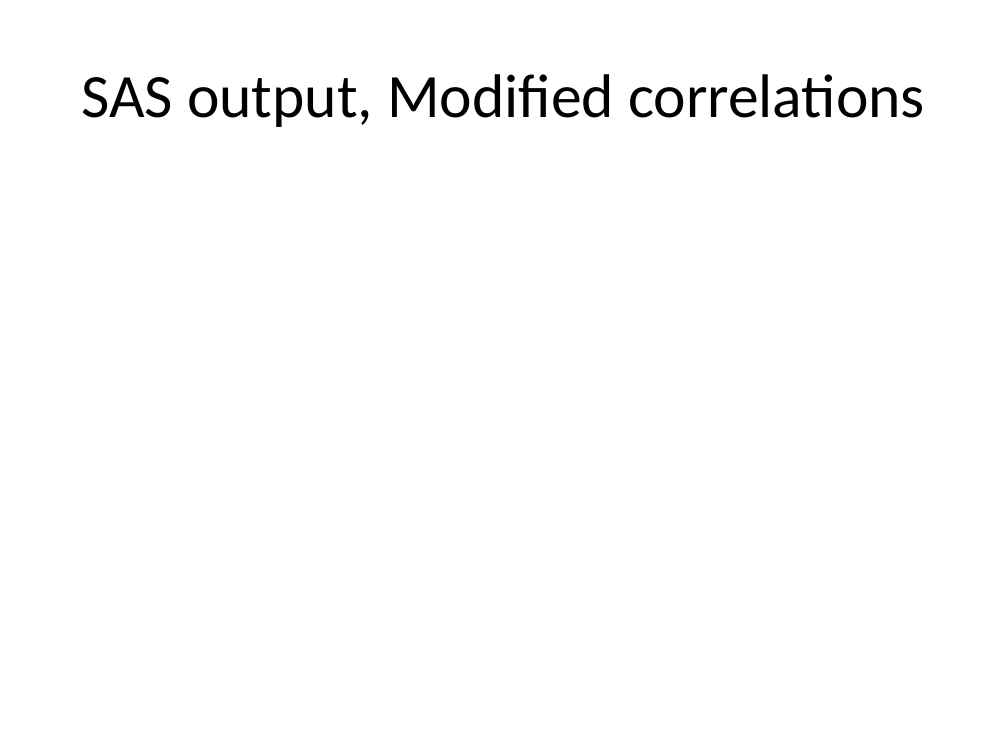
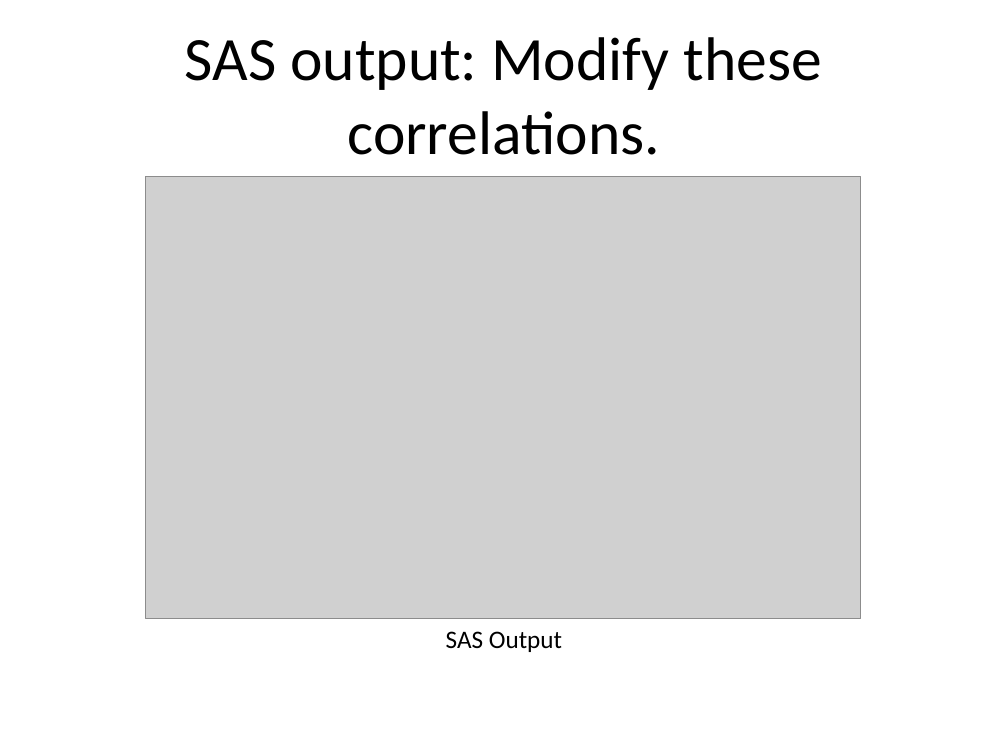
Before and after one commit to pmean/introduction-to-SAS, a slide deck: slide 50 of results/5507-02-simon-slides-and-speaker-notes.pptx (slide 48 before the commit). Drawn at 1008x756 pixels with LibreOffice and Linux fonts; fonts in the diff are those of the drawing; grey boxes stand for pictures. Boxes give left, top, right and bottom in pixels: in the first picture for what was removed or moved away, otherwise in the second. Text is boxed around its words. In the diff, an @@ line names an element or a change of style, - is before the commit and + after.

```diff
--- a/results/5507-02-simon-slides-and-speaker-notes.pptx
+++ b/results/5507-02-simon-slides-and-speaker-notes.pptx
@@ title at bbox=[185, 37, 822, 155]: text changed @@
-SAS output, Modified correlations
+SAS output: Modify these correlations.
@@ picture added at bbox=[145, 176, 861, 619] @@
@@ text added at bbox=[446, 631, 562, 652], 18 pt, text #000000 @@
+SAS Output
```
Also in this commit, not shown: 23 other slides changed, 14 slides added, 12 slides removed, 3 other files.
